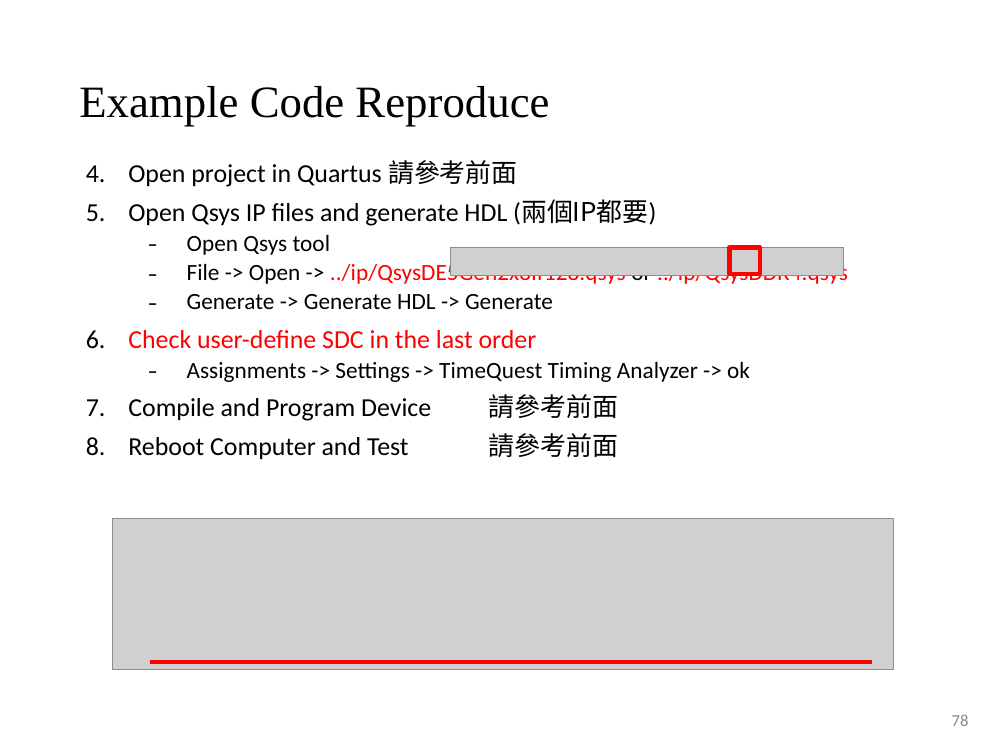
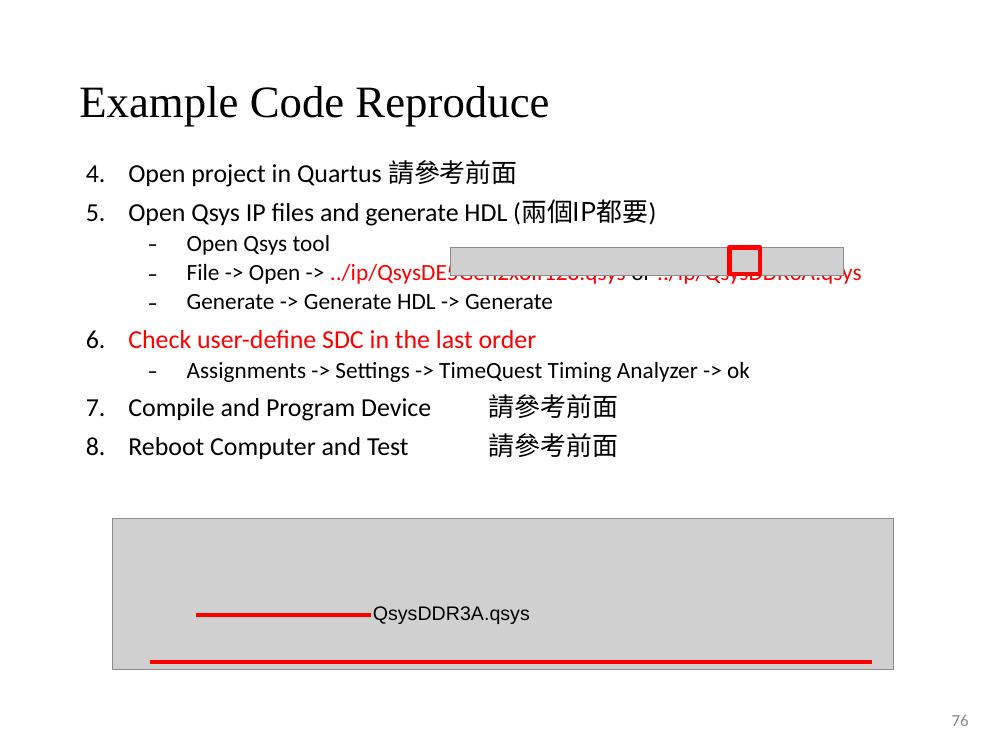
Before and after one commit to shihjimmy/riffa, a slide deck: slide 76 of RIFFA_tutorial_2025.pptx (slide 78 before the commit). Drawn at 1008x756 pixels with LibreOffice and Linux fonts; fonts in the diff are those of the drawing; grey boxes stand for pictures; background and template pictures are left out. Boxes give left, top, right and bottom in pixels: in the first picture for what was removed or moved away, otherwise in the second. Text is boxed around its words. In the diff, an @@ line names an element or a change of style, - is before the commit and + after.

```diff
--- a/RIFFA_tutorial_2025.pptx
+++ b/RIFFA_tutorial_2025.pptx
@@ text at (187, 260, 861, 286): text changed @@
-  ˗ File -> Open -> ../ip/QsysDE5Gen2x8If128.qsys or ../ip/QsysDDR4.qsys
+  ˗ File -> Open -> ../ip/QsysDE5Gen2x8If128.qsys or ../ip/QsysDDR3A.qsys
@@ line added from (196, 615) to (371, 615), #FF0000 3 pt @@
@@ text added at (373, 606, 530, 624), 14 pt, text #000000 @@
+QsysDDR3A.qsys
@@ page number at (952, 715, 969, 726): text changed @@
-78
+76
```
Also in this commit, not shown: 5 other slides changed, 2 slides removed.
